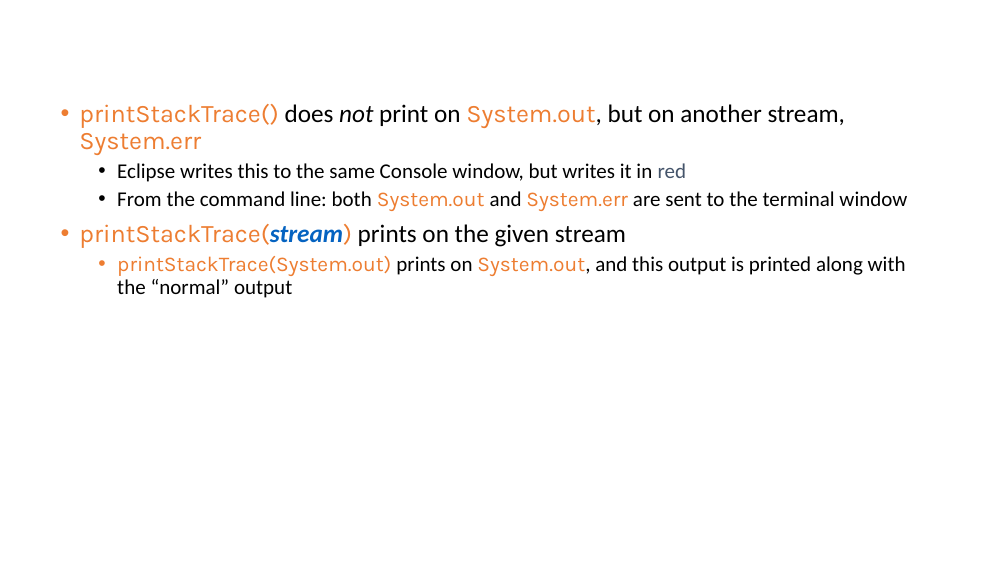
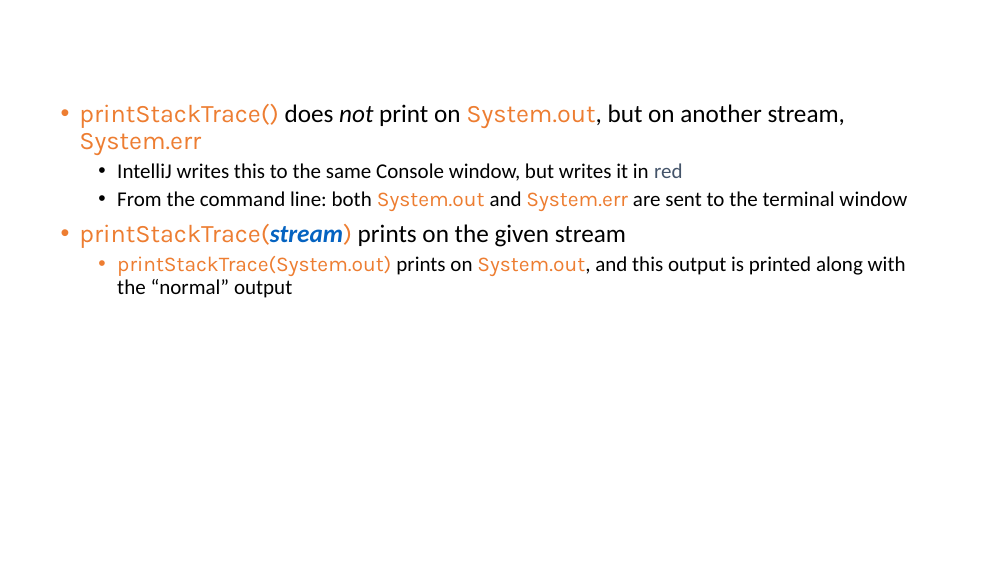
Before and after one commit to gmierzwinski/gmierzwinski.github.io, a slide deck: slide 21 of bishops/cs321/resources/CS321_Lecture_10B.pptx. Drawn at 1008x567 pixels with LibreOffice and Linux fonts; fonts in the diff are those of the drawing; background and template pictures are left out. Boxes give left, top, right and bottom in pixels: in the first picture for what was removed or moved away, otherwise in the second. Text is boxed around its words. In the diff, an @@ line names an element or a change of style, - is before the commit and + after.

```diff
--- a/bishops/cs321/resources/CS321_Lecture_10B.pptx
+++ b/bishops/cs321/resources/CS321_Lecture_10B.pptx
@@ text at (117, 163, 683, 181): text changed @@
-  • Eclipse writes this to the same Console window, but writes it in red
+  • IntelliJ writes this to the same Console window, but writes it in red
```
Also in this commit, not shown: 26 other slides changed, 4 other files.
